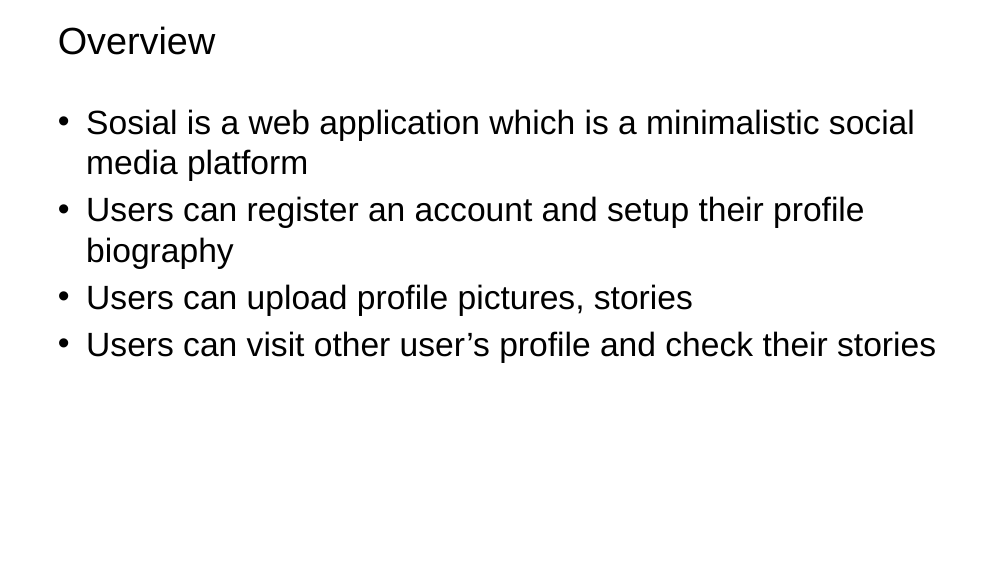
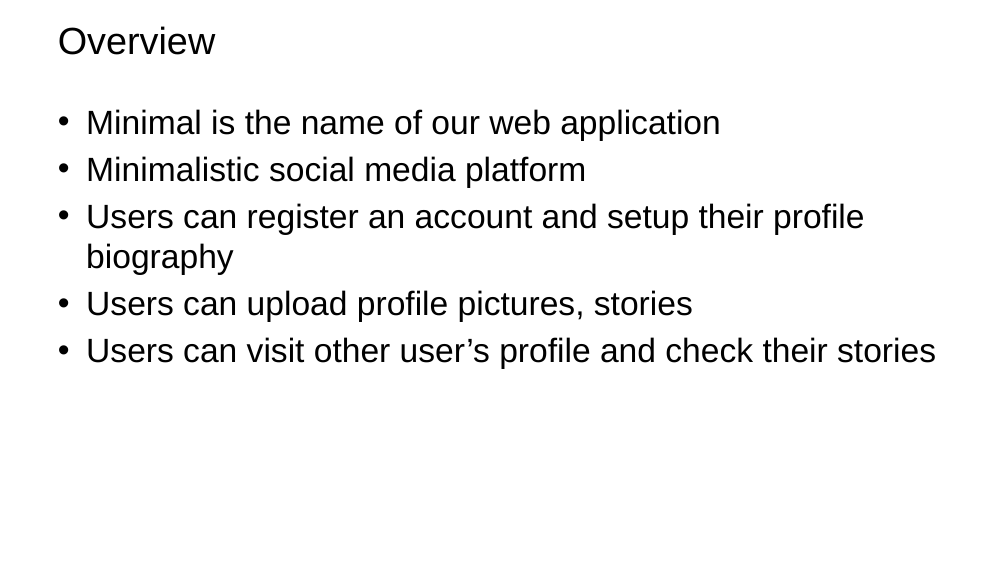
Before and after one commit to Kukupie123/sosial, a slide deck: slide 3 of Project/Summer Internship Project.pptx. Drawn at 1008x567 pixels with LibreOffice and Linux fonts; fonts in the diff are those of the drawing; background and template pictures are left out. Boxes give left, top, right and bottom in pixels: in the first picture for what was removed or moved away, otherwise in the second. Text is boxed around its words. In the diff, an @@ line names an element or a change of style, - is before the commit and + after.

```diff
--- a/Project/Summer Internship Project.pptx
+++ b/Project/Summer Internship Project.pptx
@@ text at <box>86,109,721,188</box>: text changed @@
-• Sosial is a web application which is a minimalistic social media platform
+• Minimal is the name of our web application
+• Minimalistic social media platform
```
Also in this commit, not shown: 3 other slides changed, 1 slide added.
